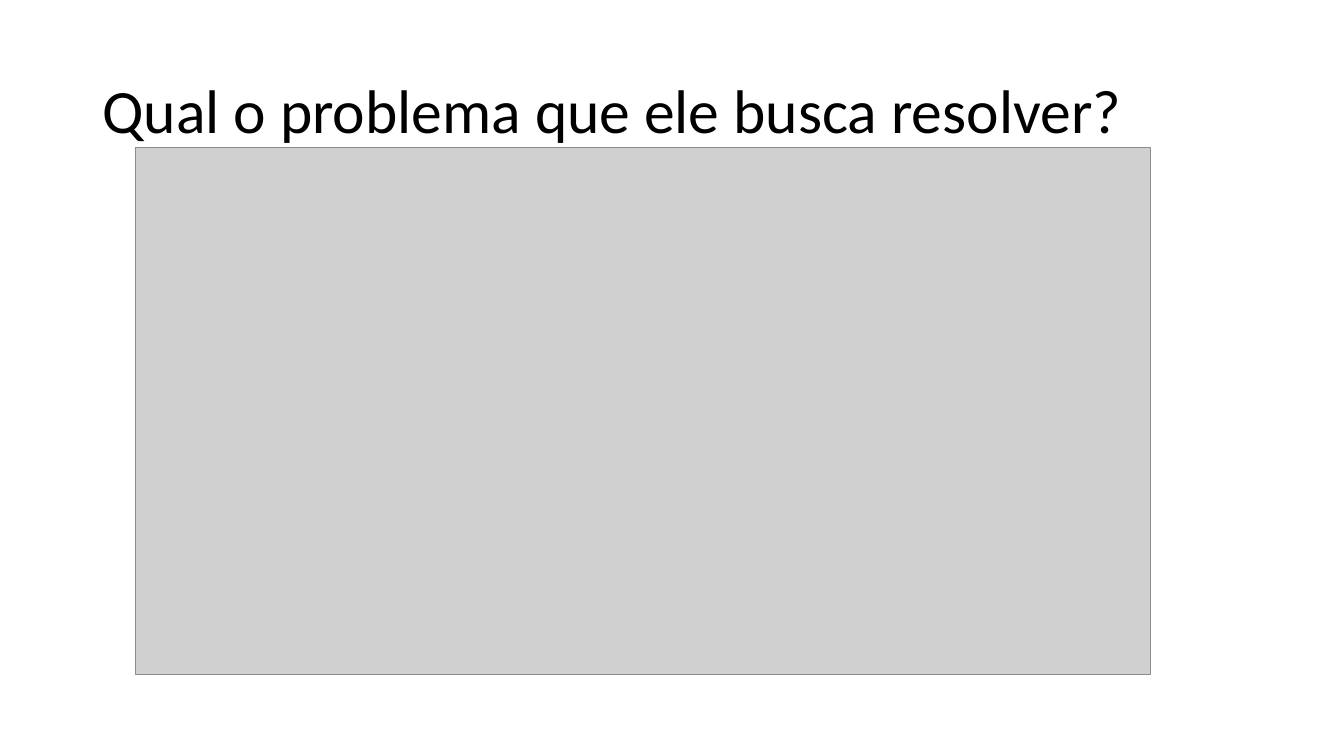
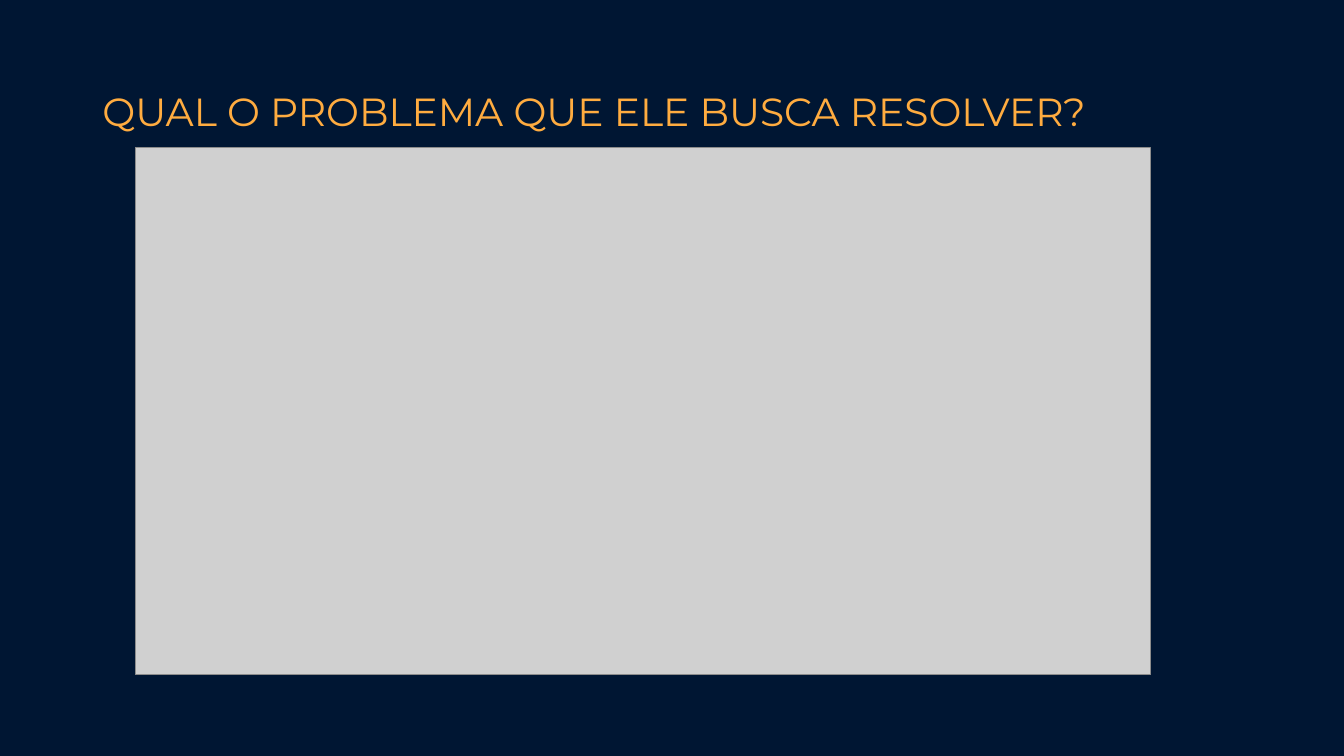
Before and after one commit to renan-meireles/circuitbreaker-sample, a slide deck: slide 3 of circuit breaker.pptx. Drawn at 1344x756 pixels with LibreOffice and Linux fonts; fonts in the diff are those of the drawing; grey boxes stand for pictures. Boxes give left, top, right and bottom in pixels: in the first picture for what was removed or moved away, otherwise in the second. Text is boxed around its words. In the diff, an @@ line names an element or a change of style, - is before the commit and + after.

```diff
--- a/circuit breaker.pptx
+++ b/circuit breaker.pptx
@@ background #FFFFFF to #001633 @@
@@ title at [102, 98, 1086, 132]: text changed; size 44 to 28 pt; font Calibri to Montserrat; text colour #000000 to #FFAC40 @@
-Qual o problema que ele busca resolver?
+QUAL O PROBLEMA QUE ELE BUSCA RESOLVER?
```
Also in this commit, not shown: 11 other slides changed, 1 slide added.
